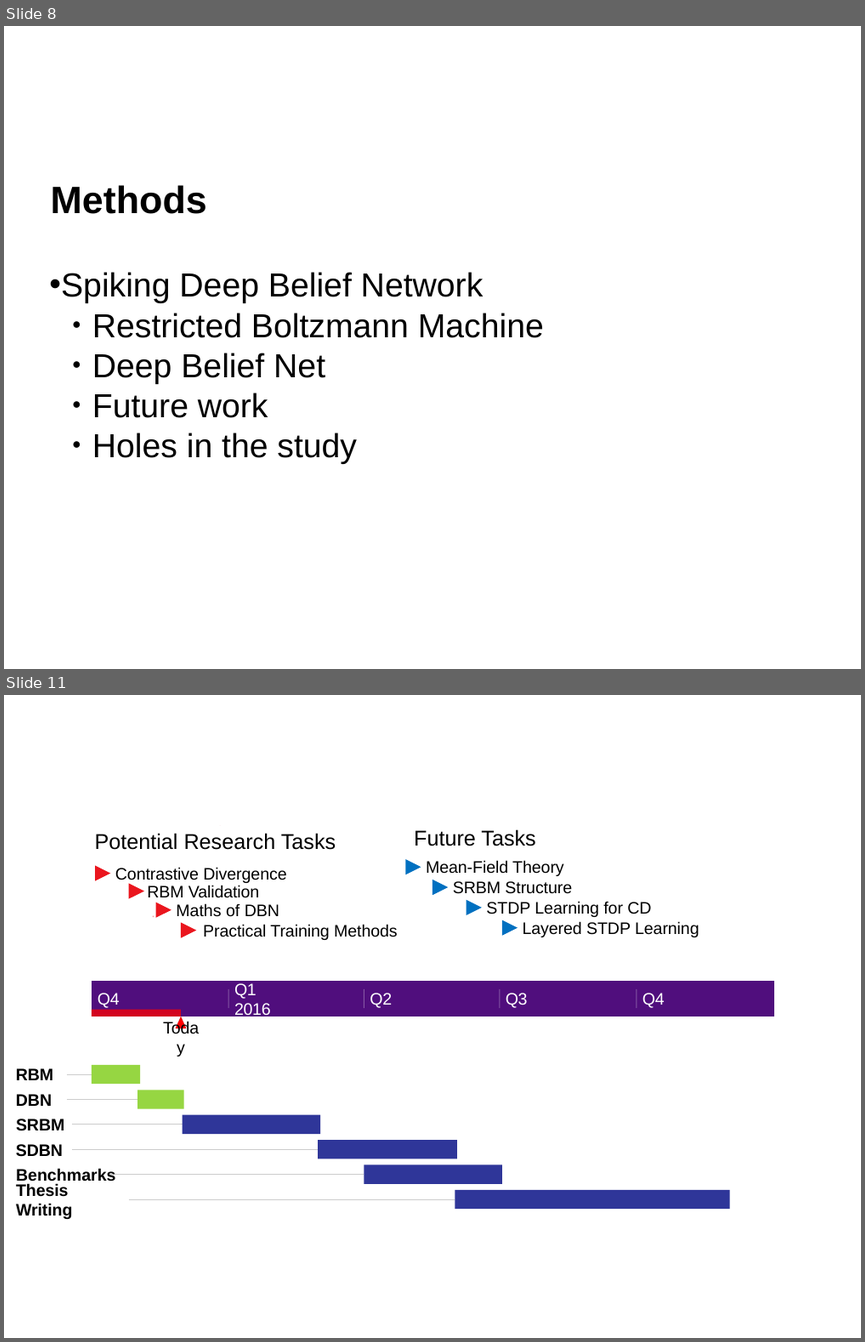
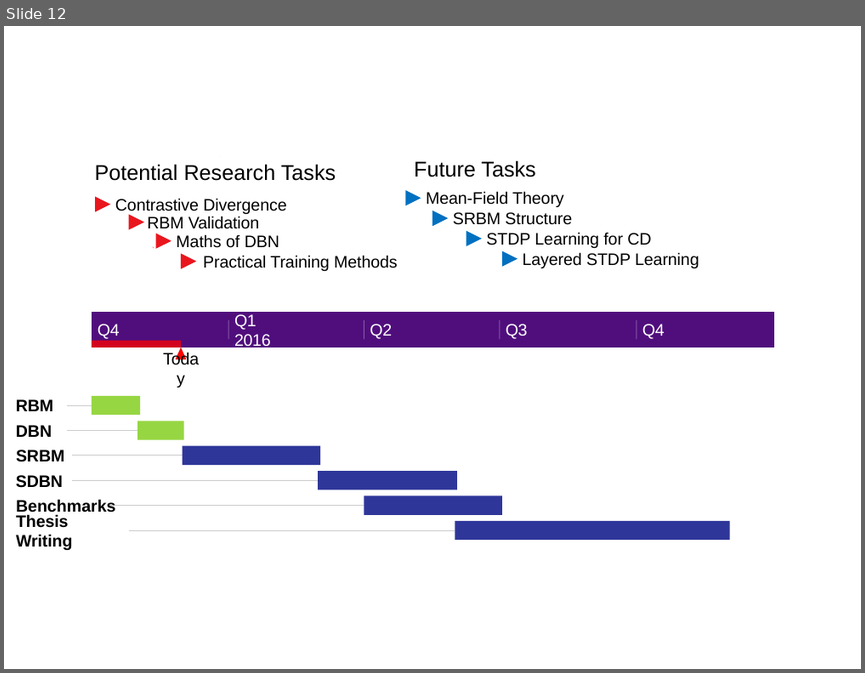
Before and after one commit to qian-liu/2nd_year_short_report, a slide deck: 2nd_year_int.pptx. Shown one above the other, each under a label of ours: slides 8 and 11 before the commit, slide 12 after it; the slides between them are not shown. The pictures are 865x1342 and 865x673 pixels, drawn with LibreOffice and Linux fonts; fonts in the diff are those of the drawing; background and template pictures are left out. Boxes give left, top, right and bottom in pixels: in the first picture for what was removed or moved away, otherwise in the second. Text is boxed around its words. In the diff, an @@ line names an element or a change of style, - is before the commit and + after.

```diff
--- a/2nd_year_int.pptx
+++ b/2nd_year_int.pptx
@@ slide 8 removed at box(4, 26, 861, 669), background #FFFFFF @@
@@ text removed at box(51, 185, 207, 214) @@
-Methods
@@ text removed at box(49, 272, 544, 464) @@
-• Spiking Deep Belief Network
-  ● Restricted Boltzmann Machine
-  ● Deep Belief Net
-  ● Future work
-  ● Holes in the study
@@ what was slide 11 is now slide 12 @@
```
Also in this commit, not shown: 3 slides changed, 8 slides added, 6 other slides removed, 4 other files.
